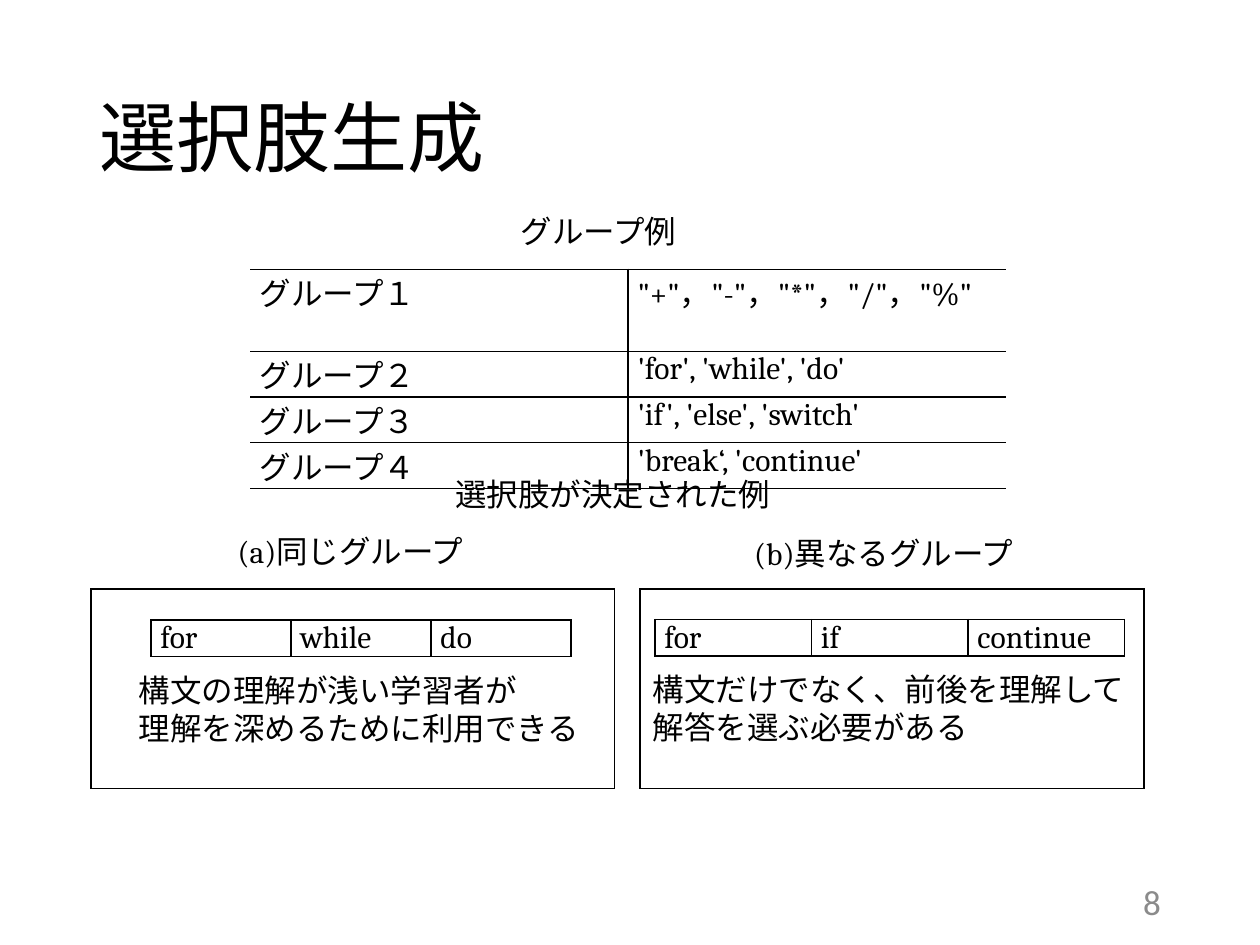
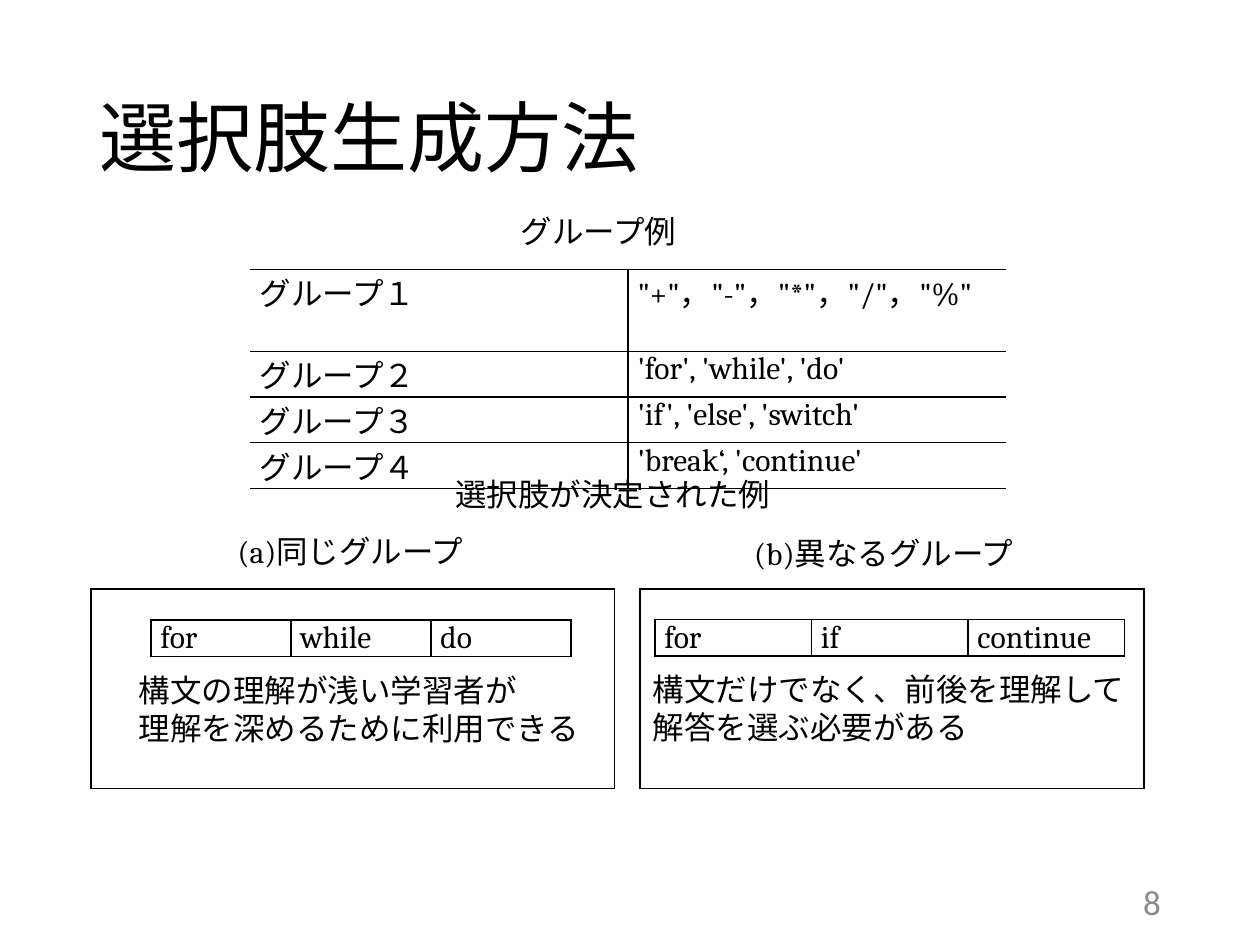
Before and after one commit to kait-takanolab/1821121-shimaoka-thesis, a slide deck: slide 8 of 1821121_shimaoka_thesis.pptx. Drawn at 1260x945 pixels with LibreOffice and Linux fonts; fonts in the diff are those of the drawing. Boxes give left, top, right and bottom in pixels: in the first picture for what was removed or moved away, otherwise in the second. Text is boxed around its words. In the diff, an @@ line names an element or a change of style, - is before the commit and + after.

```diff
--- a/1821121_shimaoka_thesis.pptx
+++ b/1821121_shimaoka_thesis.pptx
@@ title at (x1=99, y1=101, x2=638, y2=173): text changed @@
-選択肢生成
+選択肢生成方法
```
Also in this commit, not shown: 12 other slides changed, 1 slide removed, 2 other files.
